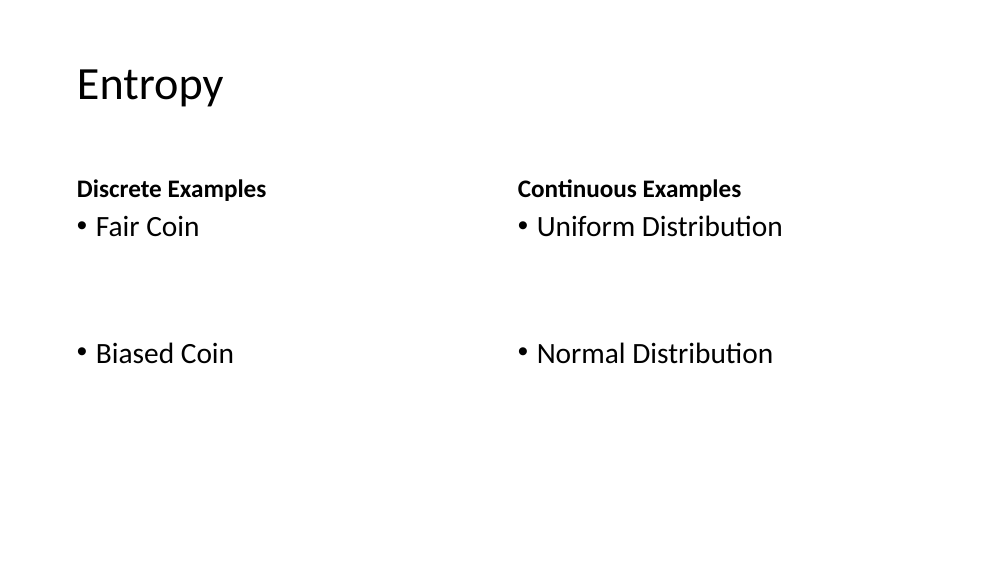
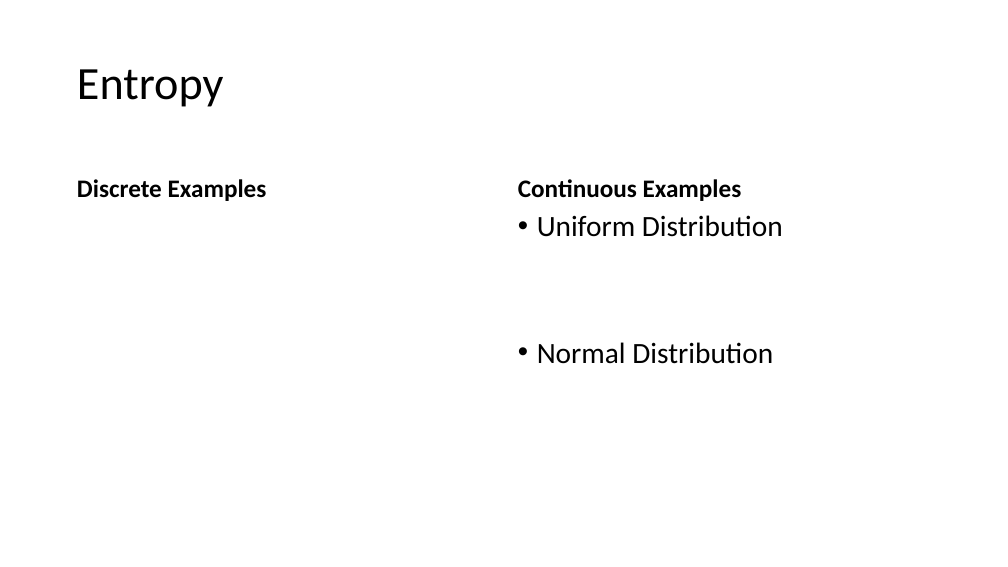
Before and after one commit to meenakshsundaram/AIML, a slide deck: slide 32 of DecisionTrees/DecisionTrees.pptx (slide 29 before the commit). Drawn at 1008x567 pixels with LibreOffice and Linux fonts; fonts in the diff are those of the drawing; grey boxes stand for pictures. Boxes give left, top, right and bottom in pixels: in the first picture for what was removed or moved away, otherwise in the second. Text is boxed around its words. In the diff, an @@ line names an element or a change of style, - is before the commit and + after.

Commit message:
Examples of Entropy Computation

```diff
--- a/DecisionTrees/DecisionTrees.pptx
+++ b/DecisionTrees/DecisionTrees.pptx
@@ text removed at [96,215,234,364] @@
-• Fair Coin
-• Biased Coin
```
Also in this commit, not shown: 1 other slide changed, 2 slides added.
